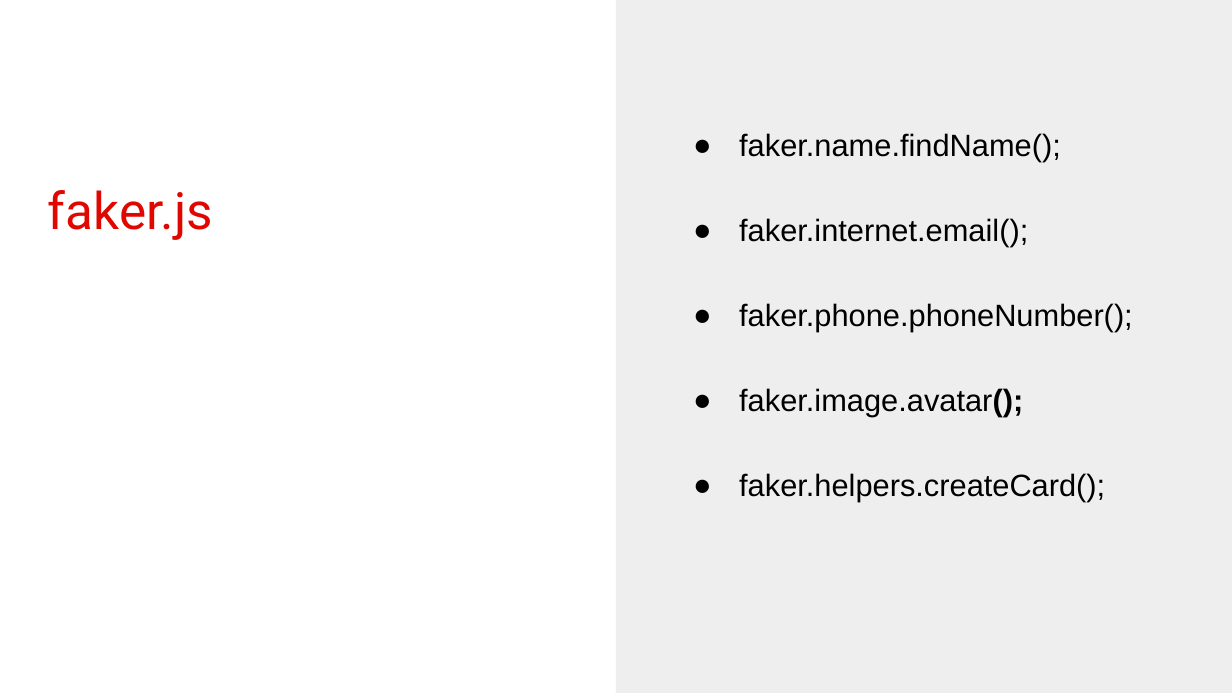
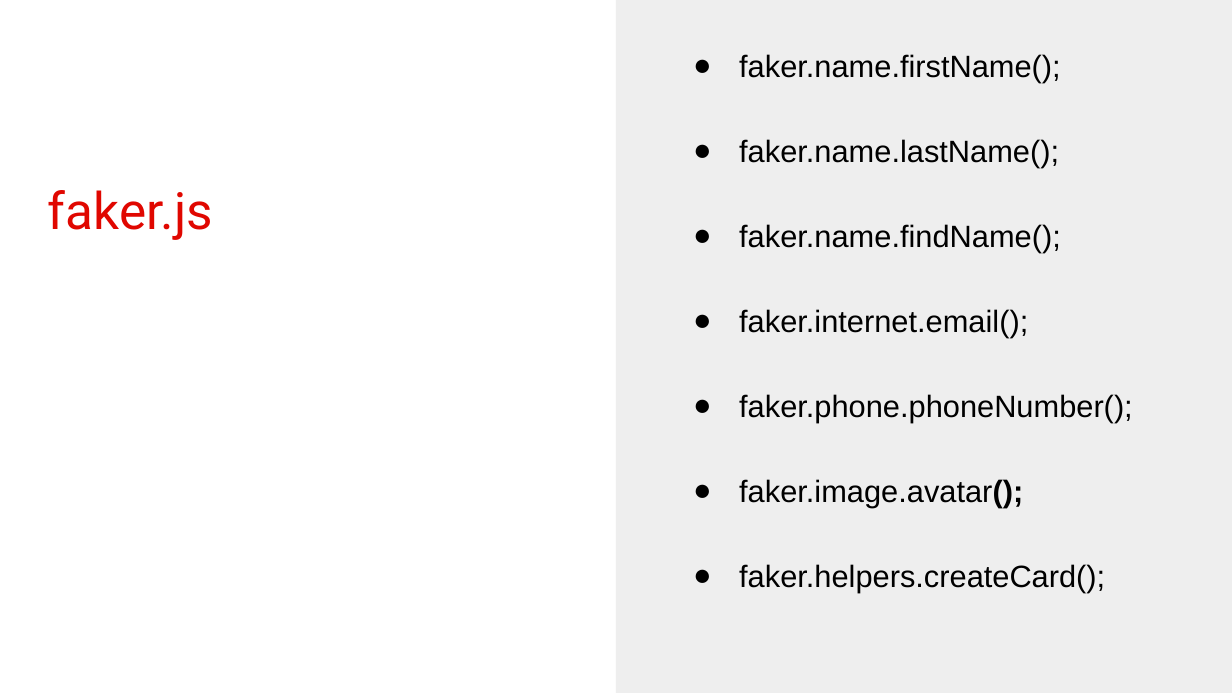
Before and after one commit to yildirim038/hicoders-kurs, a slide deck: slide 4 of js/week14/sunum/Javascript-Libraries.pptx. Drawn at 1232x693 pixels with LibreOffice and Linux fonts; fonts in the diff are those of the drawing. Boxes give left, top, right and bottom in pixels: in the first picture for what was removed or moved away, otherwise in the second. Text is boxed around its words. In the diff, an @@ line names an element or a change of style, - is before the commit and + after.

```diff
--- a/js/week14/sunum/Javascript-Libraries.pptx
+++ b/js/week14/sunum/Javascript-Libraries.pptx
@@ text at [739,54,1061,168]: paragraphs added @@
+● faker.name.firstName();
+● faker.name.lastName();
```
Also in this commit, not shown: 1 other slide changed, 11 other files.
